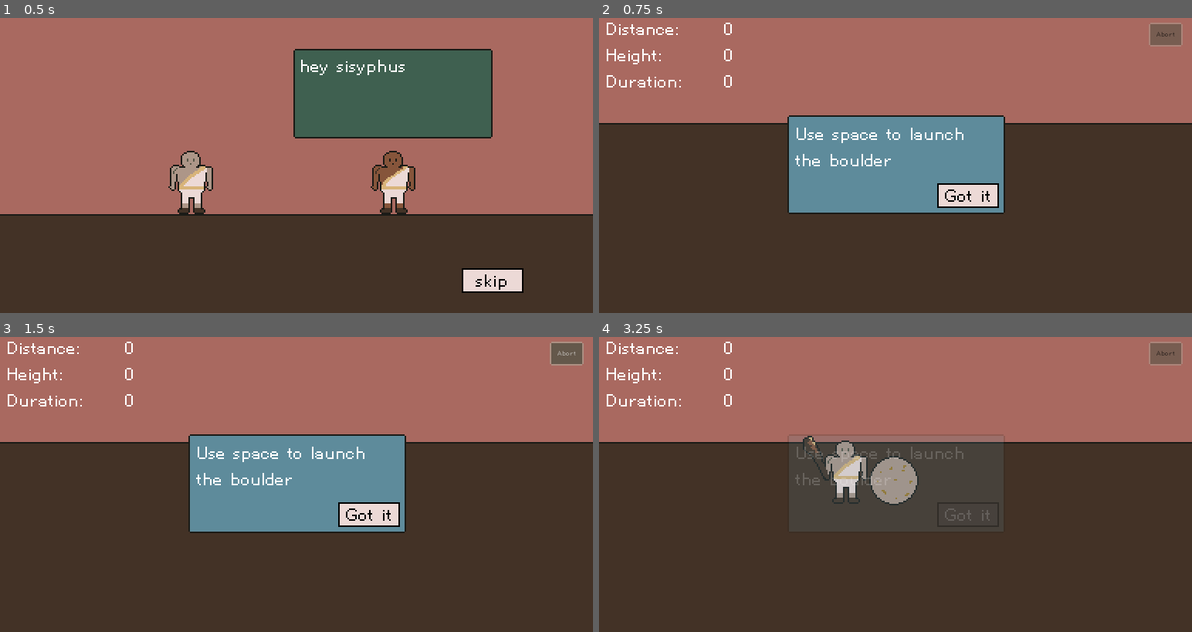
Above: before the commit, frames 1-4 (two rows, left to right).
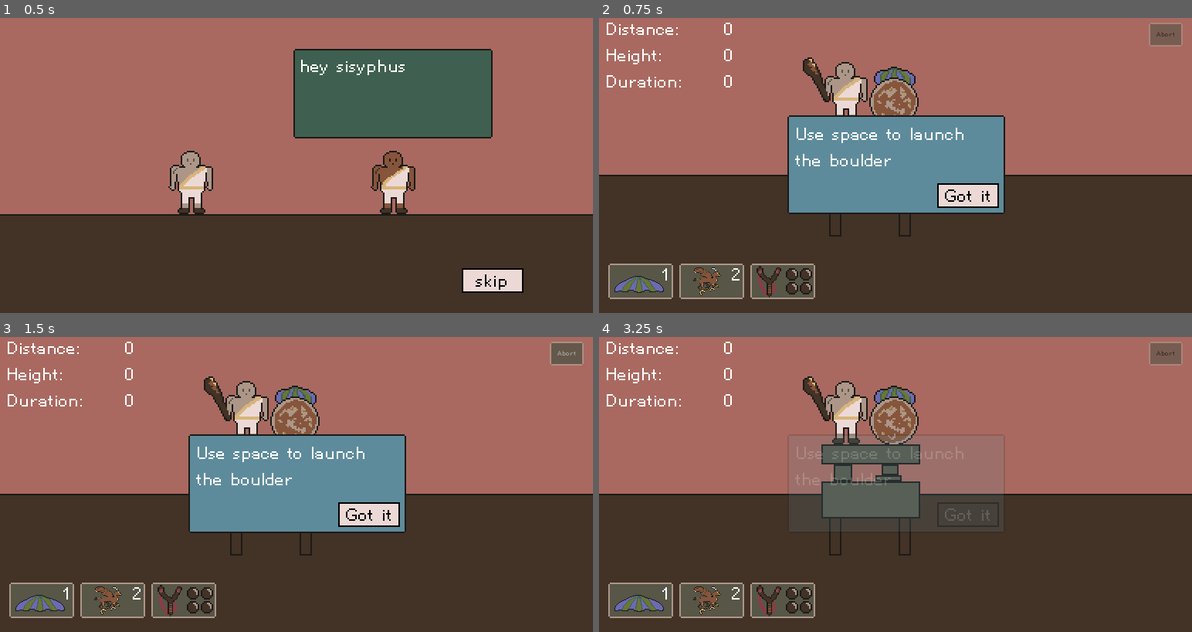
Above: after the commit, the same moments.

Repository: nolenroyalty/sisyphus-needs-a-nap
Game: Godot game, scene res://Intro/Intro.tscn
Same seed, same stepped clock (60 frames per second), same inputs: the game is played once before the commit and once after it.
Inputs (mouse positions are in pixels of both pictures, inside the frame that each line leads up to):
- Up to frame 1 (0.5 s): no input
- Up to frame 2 (0.75 s): click "skip" at 0.5 s
- Up to frame 3 (1.5 s): click "Abort" at 1.25 s
- Up to frame 4 (3.25 s): click (640, 599) at 2.02 s; click "Got it" at 2.75 s

Frame 1 is identical in both runs. In frame 2, 18% of the frame differs, in the area x 0-100%, y 13-96%; in frame 3, 18%; in frame 4, 26%.

Commit message:
Reduce variance, add more fake terrain

Diff:
--- a/Boulder/Boulder.gd
+++ b/Boulder/Boulder.gd
@@ -18,7 +18,7 @@
 var mouse_in_area = false
 
 # Totally made up
-const MAXIMUM_HEIGHT_ABOVE_GROUND = 16384
+const MAXIMUM_HEIGHT_ABOVE_GROUND = 32768
 const STARTING_GUESS_FOR_HEIGHT_ABOVE_GROUND = 128
 
 func determine_height_above_ground():
--- a/Flight/Flight.tscn
+++ b/Flight/Flight.tscn
@@ -237,6 +237,34 @@
 position = Vector2( -2656, -4197 )
 scale = Vector2( -1, 1 )
 
+[node name="EndingSlopeBack6" parent="Terrain" instance=ExtResource( 16 )]
+position = Vector2( -2909, -5225 )
+scale = Vector2( -1, 1 )
+
+[node name="EndingSlopeBack7" parent="Terrain" instance=ExtResource( 16 )]
+position = Vector2( -3164, -6252 )
+scale = Vector2( -1, 1 )
+
+[node name="EndingSlopeBack8" parent="Terrain" instance=ExtResource( 16 )]
+position = Vector2( -3416, -7279 )
+scale = Vector2( -1, 1 )
+
+[node name="EndingSlopeBack9" parent="Terrain" instance=ExtResource( 16 )]
+position = Vector2( -3669, -8307 )
+scale = Vector2( -1, 1 )
+
+[node name="EndingSlopeBack10" parent="Terrain" instance=ExtResource( 16 )]
+position = Vector2( -3921, -9335 )
+scale = Vector2( -1, 1 )
+
+[node name="EndingSlopeBack11" parent="Terrain" instance=ExtResource( 16 )]
+position = Vector2( -4173, -10362 )
+scale = Vector2( -1, 1 )
+
+[node name="EndingSlopeBack12" parent="Terrain" instance=ExtResource( 16 )]
+position = Vector2( -4426, -11390 )
+scale = Vector2( -1, 1 )
+
 [node name="Filler" type="Node2D" parent="."]
 
 [node name="ColorRect" type="ColorRect" parent="Filler"]
@@ -253,6 +281,139 @@
 margin_bottom = 1169.0
 color = Color( 0.262745, 0.196078, 0.14902, 1 )
 
+[node name="ColorRect37" type="ColorRect" parent="Filler"]
+margin_left = -4595.0
+margin_top = 425.0
+margin_right = -1519.0
+margin_bottom = 798.0
+color = Color( 0.262745, 0.196078, 0.14902, 1 )
+
+[node name="ColorRect38" type="ColorRect" parent="Filler"]
+margin_left = -3146.0
+margin_top = -603.0
+margin_right = -1775.0
+margin_bottom = 429.0
+color = Color( 0.262745, 0.196078, 0.14902, 1 )
+
+[node name="ColorRect39" type="ColorRect" parent="Filler"]
+margin_left = -3399.0
+margin_top = -1629.0
+margin_right = -2028.0
+margin_bottom = -597.0
+color = Color( 0.262745, 0.196078, 0.14902, 1 )
+
+[node name="ColorRect40" type="ColorRect" parent="Filler"]
+margin_left = -3651.0
+margin_top = -2656.0
+margin_right = -2280.0
+margin_bottom = -1624.0
+color = Color( 0.262745, 0.196078, 0.14902, 1 )
+
+[node name="ColorRect41" type="ColorRect" parent="Filler"]
+margin_left = -3902.0
+margin_top = -3683.0
+margin_right = -2531.0
+margin_bottom = -2651.0
+color = Color( 0.262745, 0.196078, 0.14902, 1 )
+
+[node name="ColorRect42" type="ColorRect" parent="Filler"]
+margin_left = -4155.0
+margin_top = -4709.0
+margin_right = -2784.0
+margin_bottom = -3677.0
+color = Color( 0.262745, 0.196078, 0.14902, 1 )
+
+[node name="ColorRect50" type="ColorRect" parent="Filler"]
+margin_left = 14307.0
+margin_top = -4450.0
+margin_right = 15678.0
+margin_bottom = -3418.0
+color = Color( 0.262745, 0.196078, 0.14902, 1 )
+
+[node name="ColorRect53" type="ColorRect" parent="Filler"]
+margin_left = 14563.0
+margin_top = -5476.0
+margin_right = 15934.0
+margin_bottom = -4444.0
+color = Color( 0.262745, 0.196078, 0.14902, 1 )
+
+[node name="ColorRect54" type="ColorRect" parent="Filler"]
+margin_left = 14816.0
+margin_top = -6505.0
+margin_right = 16187.0
+margin_bottom = -5473.0
+color = Color( 0.262745, 0.196078, 0.14902, 1 )
+
+[node name="ColorRect51" type="ColorRect" parent="Filler"]
+margin_left = 15069.0
+margin_top = -7531.0
+margin_right = 16440.0
+margin_bottom = -6499.0
+color = Color( 0.262745, 0.196078, 0.14902, 1 )
+
+[node name="ColorRect55" type="ColorRect" parent="Filler"]
+margin_left = 15321.0
+margin_top = -8558.0
+margin_right = 16692.0
+margin_bottom = -7526.0
+color = Color( 0.262745, 0.196078, 0.14902, 1 )
+
+[node name="ColorRect56" type="ColorRect" parent="Filler"]
+margin_left = 15573.0
+margin_top = -9586.0
+margin_right = 16944.0
+margin_bottom = -8554.0
+color = Color( 0.262745, 0.196078, 0.14902, 1 )
+
+[node name="ColorRect43" type="ColorRect" parent="Filler"]
+margin_left = -4407.0
+margin_top = -5736.0
+margin_right = -3036.0
+margin_bottom = -4704.0
+color = Color( 0.262745, 0.196078, 0.14902, 1 )
+
+[node name="ColorRect44" type="ColorRect" parent="Filler"]
+margin_left = -4663.0
+margin_top = -6765.0
+margin_right = -3292.0
+margin_bottom = -5733.0
+color = Color( 0.262745, 0.196078, 0.14902, 1 )
+
+[node name="ColorRect45" type="ColorRect" parent="Filler"]
+margin_left = -4916.0
+margin_top = -7791.0
+margin_right = -3545.0
+margin_bottom = -6759.0
+color = Color( 0.262745, 0.196078, 0.14902, 1 )
+
+[node name="ColorRect46" type="ColorRect" parent="Filler"]
+margin_left = -5168.0
+margin_top = -8818.0
+margin_right = -3797.0
+margin_bottom = -7786.0
+color = Color( 0.262745, 0.196078, 0.14902, 1 )
+
+[node name="ColorRect47" type="ColorRect" parent="Filler"]
+margin_left = -5419.0
+margin_top = -9845.0
+margin_right = -4048.0
+margin_bottom = -8813.0
+color = Color( 0.262745, 0.196078, 0.14902, 1 )
+
+[node name="ColorRect48" type="ColorRect" parent="Filler"]
+margin_left = -5672.0
+margin_top = -10871.0
+margin_right = -4301.0
+margin_bottom = -9839.0
+color = Color( 0.262745, 0.196078, 0.14902, 1 )
+
+[node name="ColorRect49" type="ColorRect" parent="Filler"]
+margin_left = -5924.0
+margin_top = -11898.0
+margin_right = -4553.0
+margin_bottom = -10866.0
+color = Color( 0.262745, 0.196078, 0.14902, 1 )
+
 [node name="ColorRect7" type="ColorRect" parent="Filler"]
 margin_left = 2958.0
 margin_top = 102.0
--- a/State/State.gd
+++ b/State/State.gd
@@ -29,7 +29,7 @@
 var has_griffin = false
 var strength_level = 0
 var launch_day = 1
-var testing_level = 0
+var testing_level = 3
 
 var fact_state = {}
 var achievement_state = {}
